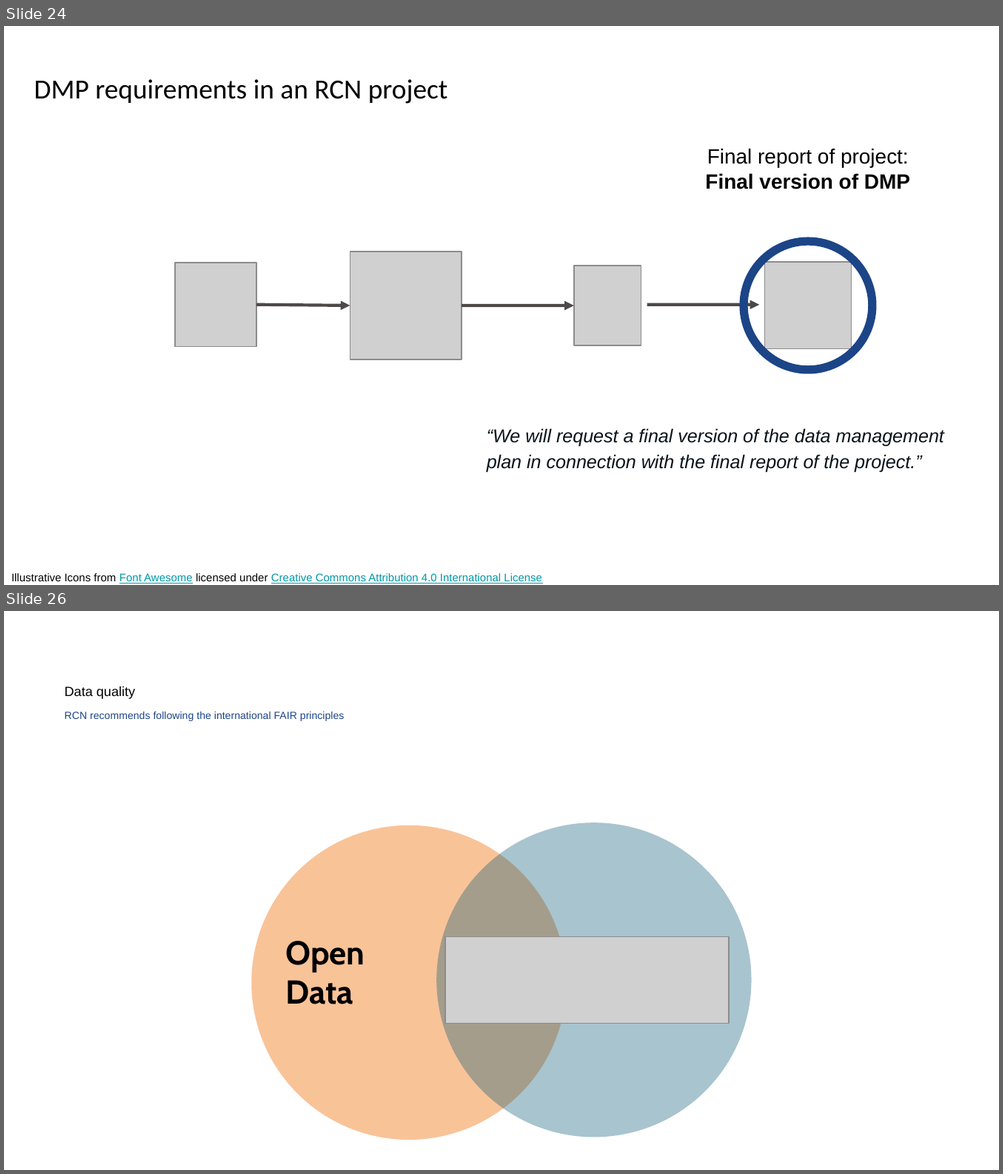
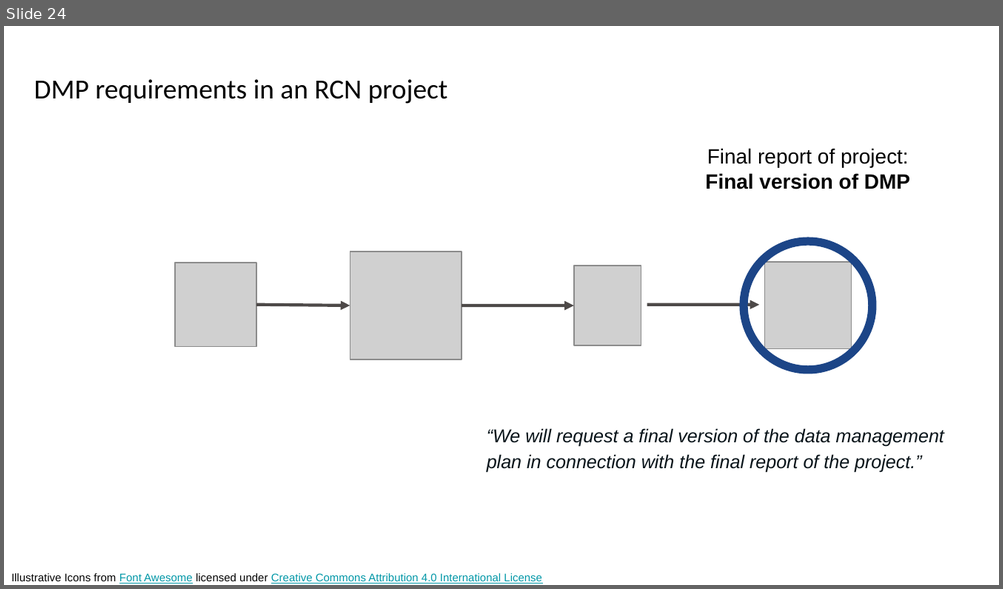
Before and after one commit to ELIXIR-Norway-Training/DMP-writing-workshop, a slide deck: 02_DMP_requirements.odp. Shown one above the other, each under a label of ours: slides 24 and 26 before the commit, slide 24 after it; the slides between them are not shown. The pictures are 1003x1174 and 1003x589 pixels, drawn with LibreOffice and Linux fonts; fonts in the diff are those of the drawing; grey boxes stand for pictures. Boxes give left, top, right and bottom in pixels: in the first picture for what was removed or moved away, otherwise in the second. Text is boxed around its words. In the diff, an @@ line names an element or a change of style, - is before the commit and + after.

```diff
--- a/02_DMP_requirements.odp
+++ b/02_DMP_requirements.odp
@@ slide 26 removed at (4,611,999,1170), background #FFFFFF @@
@@ title removed at (65,686,344,721) @@
-Data quality
-RCN recommends following the international FAIR principles
@@ ellipse removed at (252,826,566,1140) @@
@@ ellipse removed at (437,823,751,1137) @@
@@ text removed at (286,941,365,1005) @@
-Open Data
@@ picture removed at (446,937,729,1024) @@
```
Also in this commit, not shown: 1 slide changed, 17 slides added, 7 other slides removed, 1 other file.
